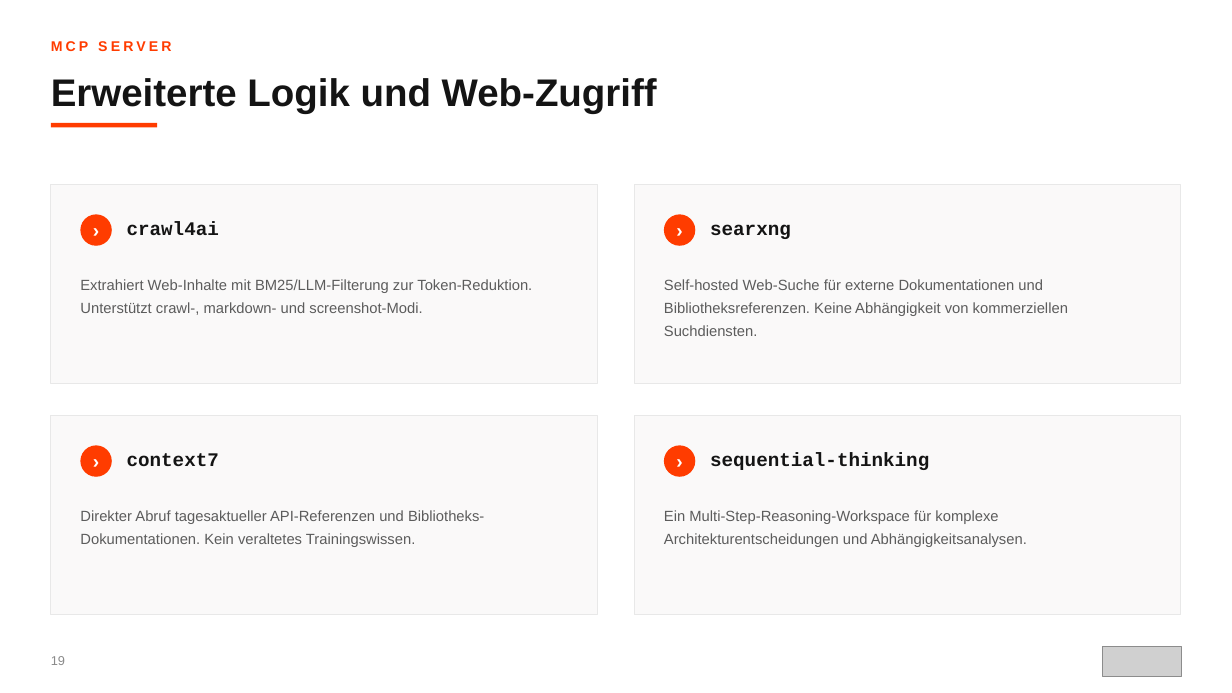
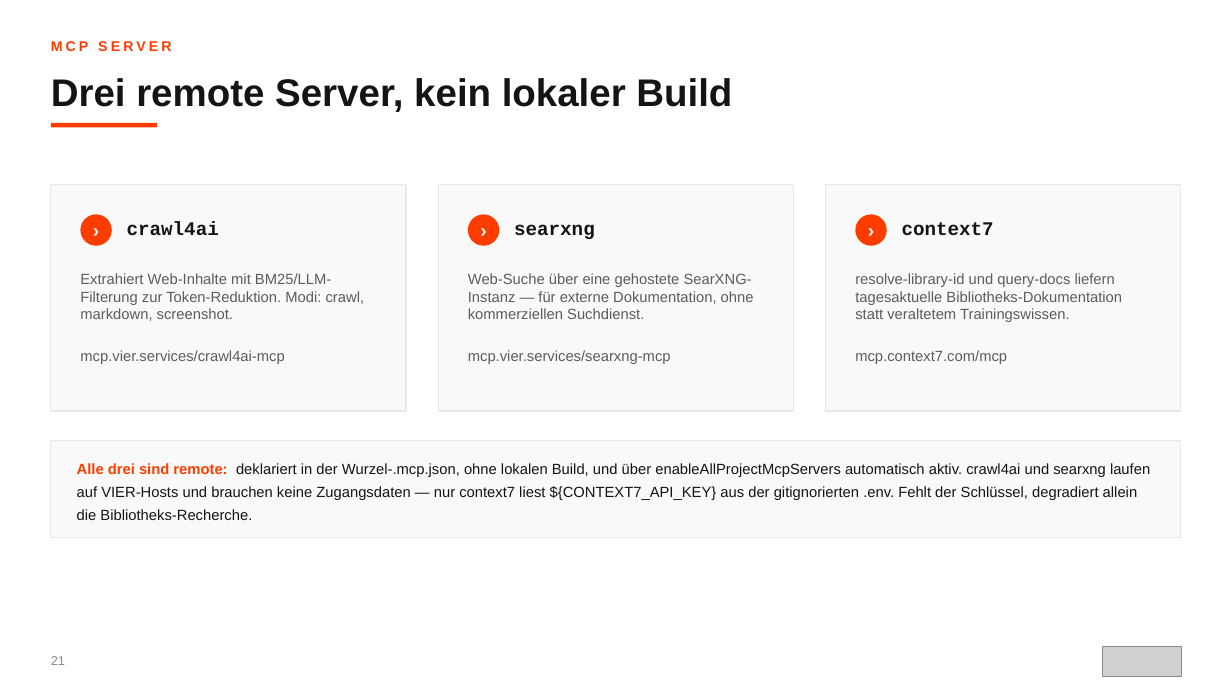
Before and after one commit to scameronde/rpi-qpi, a slide deck: slide 21 of presentation/ORBIT.pptx (slide 19 before the commit). Drawn at 1232x693 pixels with LibreOffice and Linux fonts; fonts in the diff are those of the drawing; grey boxes stand for pictures. Boxes give left, top, right and bottom in pixels: in the first picture for what was removed or moved away, otherwise in the second. Text is boxed around its words. In the diff, an @@ line names an element or a change of style, - is before the commit and + after.

Commit message:
Update presentation for version 4

```diff
--- a/presentation/ORBIT.pptx
+++ b/presentation/ORBIT.pptx
@@ text at (51,78,732,112): text changed @@
-Erweiterte Logik und Web-Zugriff
+Drei remote Server, kein lokaler Build
@@ rectangle: place and size @@
-rectangle at (51,185,598,384)
+rectangle at (51,185,406,411)
@@ rectangle: place and size @@
-rectangle at (635,185,1182,384)
+rectangle at (438,185,793,411)
@@ rectangle: place and size @@
-rectangle at (51,416,598,615)
+rectangle at (826,185,1181,411)
@@ ellipse "›": place and size @@
-ellipse "›" at (664,214,695,246)
+ellipse "›" at (468,214,499,246)
@@ text "searxng": place and size @@
-text "searxng" at (710,224,791,239)
+text "searxng" at (514,224,595,239)
@@ ellipse "›": place and size @@
-ellipse "›" at (80,445,112,477)
+ellipse "›" at (856,214,887,246)
@@ text "context7": place and size @@
-text "context7" at (127,453,219,466)
+text "context7" at (902,222,994,235)
@@ text at (80,273,365,364): text changed @@
-Extrahiert Web-Inhalte mit BM25/LLM-Filterung zur Token-Reduktion. Unterstützt crawl-, markdown- und screenshot-Modi.
+Extrahiert Web-Inhalte mit BM25/LLM-Filterung zur Token-Reduktion. Modi: crawl, markdown, screenshot.
+mcp.vier.services/crawl4ai-mcp
@@ text at (468,273,754,364): text changed @@
-Self-hosted Web-Suche für externe Dokumentationen und Bibliotheksreferenzen. Keine Abhängigkeit von kommerziellen Suchdiensten.
+Web-Suche über eine gehostete SearXNG-Instanz — für externe Dokumentation, ohne kommerziellen Suchdienst.
+mcp.vier.services/searxng-mcp
@@ text at (855,273,1122,364): text changed @@
-Direkter Abruf tagesaktueller API-Referenzen und Bibliotheks-Dokumentationen. Kein veraltetes Trainingswissen.
+resolve-library-id und query-docs liefern tagesaktuelle Bibliotheks-Dokumentation statt veraltetem Trainingswissen.
+mcp.context7.com/mcp
@@ rectangle removed at (635,416,1182,615) @@
@@ rectangle added at (51,441,1181,538), fill #FAF9F9, outline #E8E8E8 1 pt, 11.5 pt, text #141414 @@
+Alle drei sind remote: deklariert in der Wurzel-.mcp.json, ohne lokalen Build, und über enableAllProjectMcpServers automatisch aktiv. crawl4ai und searxng laufen auf VIER-Hosts und brauchen keine Zugangsdaten — nur context7 liest ${CONTEXT7_API_KEY} aus der gitignorierten .env. Fehlt der Schlüssel, degradiert allein die Bibliotheks-Recherche.
@@ ellipse removed at (664,445,695,477) @@
-›
@@ text removed at (710,452,929,470) @@
-sequential-thinking
@@ text removed at (664,510,1027,547) @@
-Ein Multi-Step-Reasoning-Workspace für komplexe Architekturentscheidungen und Abhängigkeitsanalysen.
@@ text at (51,656,65,665): text changed @@
-19
+21
```
Also in this commit, not shown: 18 other slides changed, 2 slides added.
